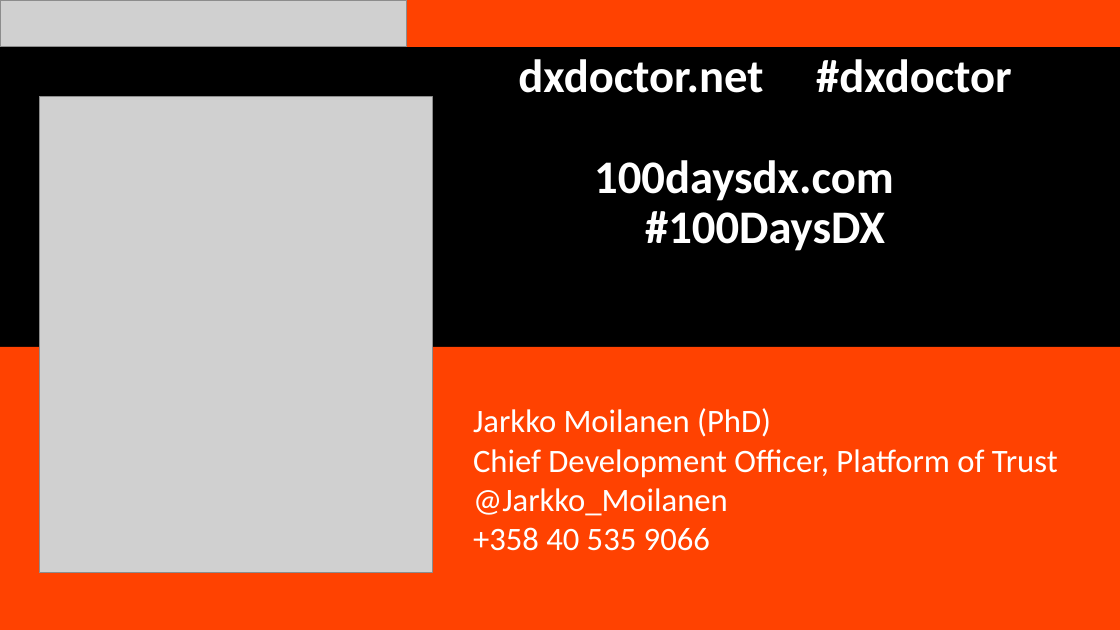
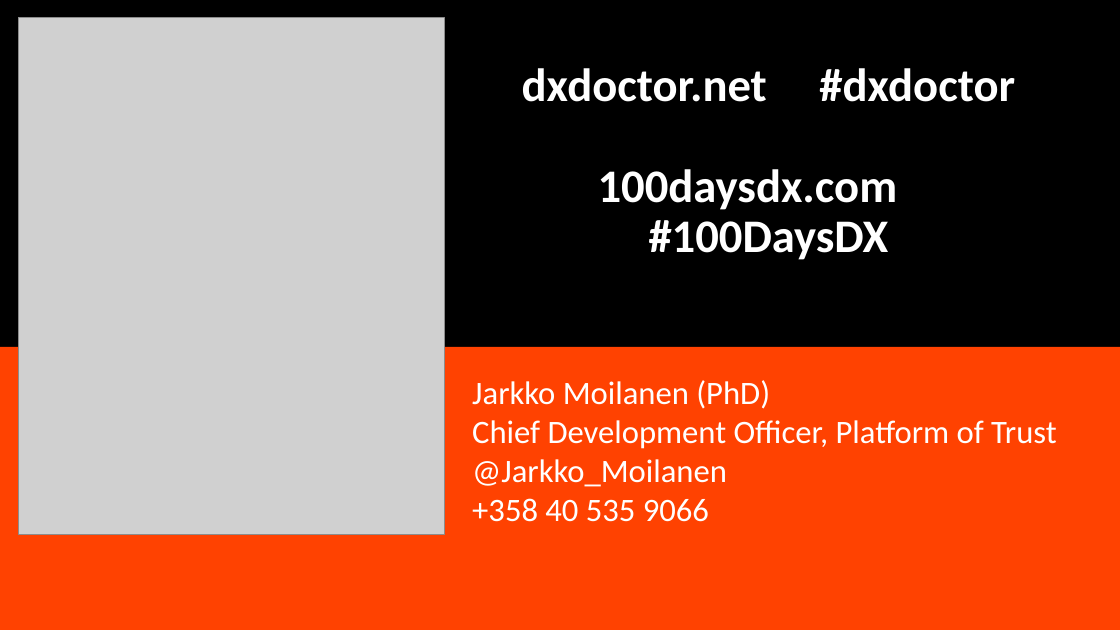
Before and after one commit to kyyberi/dxdoctor, a slide deck: slide 17 of presentations/issue-nov-2019.pptx. Drawn at 1120x630 pixels with LibreOffice and Linux fonts; fonts in the diff are those of the drawing; grey boxes stand for pictures. Boxes give left, top, right and bottom in pixels: in the first picture for what was removed or moved away, otherwise in the second. Text is boxed around its words. In the diff, an @@ line names an element or a change of style, - is before the commit and + after.

```diff
--- a/presentations/issue-nov-2019.pptx
+++ b/presentations/issue-nov-2019.pptx
@@ rectangle removed at [0, 0, 1120, 47] @@
@@ picture removed at [0, 0, 407, 47] @@
@@ picture: place and size @@
-picture at [39, 96, 433, 573]
+picture at [18, 18, 444, 534]
@@ title "dxdoctor.net #dxdoctor 100daysdx.com #100DaysDX": place and size @@
-title "dxdoctor.net #dxdoctor 100daysdx.com #100DaysDX" at [518, 59, 1012, 251]
+title "dxdoctor.net #dxdoctor 100daysdx.com #100DaysDX" at [522, 68, 1015, 260]
@@ text "Jarkko Moilanen (PhD)": place and size @@
-text "Jarkko Moilanen (PhD)" at [473, 408, 1058, 551]
+text "Jarkko Moilanen (PhD)" at [472, 380, 1057, 522]
```
Also in this commit, not shown: 1 other slide changed, 2 other files.
